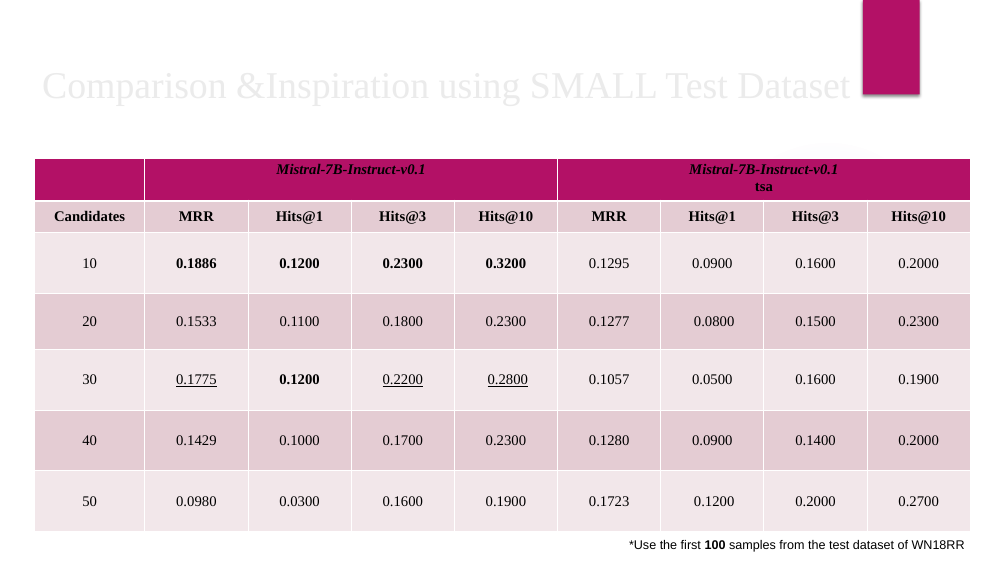
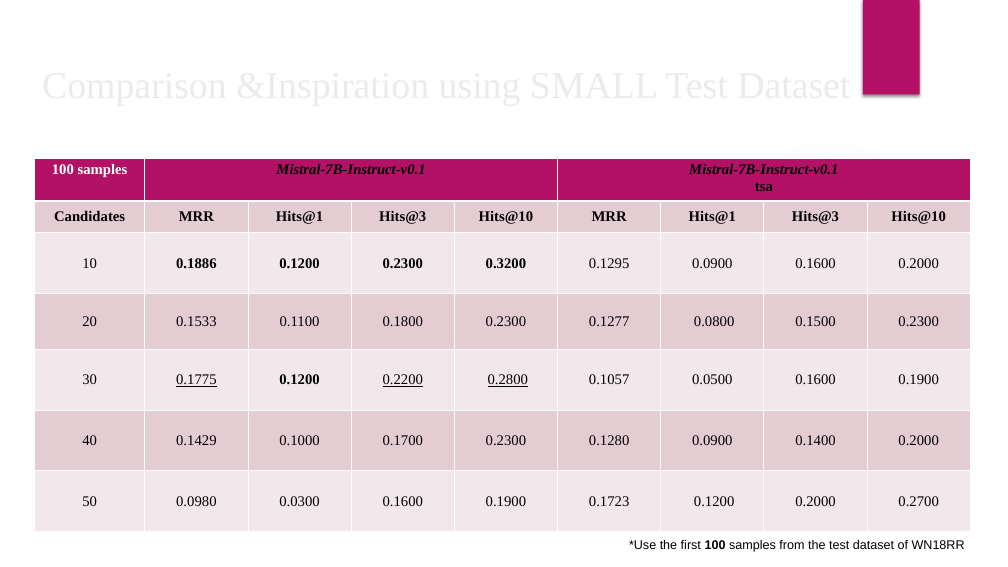
Before and after one commit to ZHAOTransparentAI/KICMISTRAL, a slide deck: slide 3 of KICMistral_pre_v2.pptx (slide 2 before the commit). Drawn at 1008x567 pixels with LibreOffice and Linux fonts; fonts in the diff are those of the drawing; background and template pictures are left out. Boxes give left, top, right and bottom in pixels: in the first picture for what was removed or moved away, otherwise in the second. Text is boxed around its words. In the diff, an @@ line names an element or a change of style, - is before the commit and + after.

Commit message:
update presentation

```diff
--- a/KICMistral_pre_v2.pptx
+++ b/KICMistral_pre_v2.pptx
@@ table at box(35, 158, 974, 532) @@
-row 1, column 1: 
+row 1, column 1: 100 samples
```
Also in this commit, not shown: 2 other slides changed, 15 slides removed.
